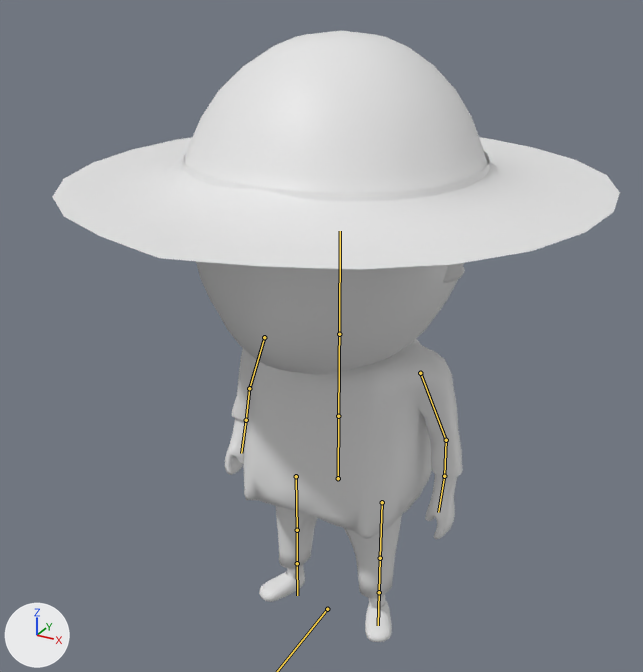
What one commit did to the FBX model Assets/Models/P1/fisher.fbx.
The view is the same before and after, from a 50 mm lens placed at (5.03, -9.34, 9.11), pointed at (-0.21, 0.19, 4.35). Lighting does not change. The marker at lower left points along +X, +Y and +Z. The bones that bend it are drawn over the model as lines.

Objects in the first picture: 'fisher'.
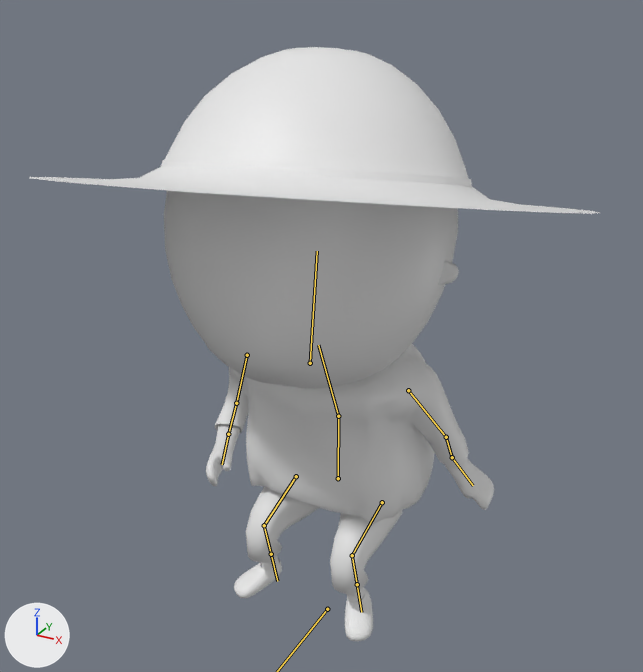
The newer file adds an action. The first version stands in its rest pose; the second is drawn at frame 26 of the action '骨架.001|Action'.

Location of each change, [x1, y1, x2, y2] in pixels of the pictures (643 x 672 px):
'fisher', posed: before [53, 31, 620, 642]; after [29, 47, 600, 641]
bone '骨骼.003', root to tip: before (338, 416) to (339, 321); after (338, 416) to (318, 345)
bone '骨骼.004', root to tip: before (339, 334) to (340, 231); after (310, 363) to (317, 251)
bone '骨骼.011.L', root to tip: before (446, 440) to (444, 476); after (446, 437) to (452, 457)
bone '骨骼.012.L', root to tip: before (444, 476) to (438, 512); after (452, 457) to (473, 485)
bone '骨骼.010.R', root to tip: before (264, 337) to (249, 388); after (247, 355) to (236, 403)
bone '骨骼.011.R', root to tip: before (249, 388) to (246, 420); after (236, 403) to (228, 434)
bone '骨骼.006.L', root to tip: before (382, 502) to (380, 558); after (382, 502) to (352, 555)
bone '骨骼.007.L', root to tip: before (380, 558) to (379, 592); after (352, 555) to (357, 584)
bone '骨骼.006.R', root to tip: before (296, 476) to (297, 530); after (296, 476) to (264, 525)
bone '骨骼.007.R', root to tip: before (297, 530) to (297, 563); after (264, 525) to (271, 554)

What the commit changed:
Bone '骨骼.003' (bone_骨骼_003) turns from (0, 0, 0) to (24, 0, 0) degrees about its own x, y and z.
Bone '骨骼.004' (bone_骨骼_004) moves from (0.0, 0.0, 0.0) to (0.0, 0.065, 0.15).
Bone '骨骼.004' (bone_骨骼_004) turns from (0, 0, 0) to (-38, 10, -4) degrees about its own x, y and z.
Bone '骨骼.011.L' (bone_骨骼_011_l) turns from (0, 0, 0) to (-15, 5, -4) degrees about its own x, y and z.
Bone '骨骼.012.L' (bone_骨骼_012_l) turns from (0, 0, 0) to (4, -1, 40) degrees about its own x, y and z.
Bone '骨骼.010.R' (bone_骨骼_010_r) moves from (0.0, 0.0, 0.0) to (0.004, -0.015, 0.038).
Bone '骨骼.010.R' (bone_骨骼_010_r) turns from (0, 0, 0) to (17, 6, 2) degrees about its own x, y and z.
Bone '骨骼.011.R' (bone_骨骼_011_r) turns from (0, 0, 0) to (55, -19, 2) degrees about its own x, y and z.
Bone '骨骼.006.L' (bone_骨骼_006_l) turns from (0, 0, 0) to (70, 7, -10) degrees about its own x, y and z.
Bone '骨骼.007.L' (bone_骨骼_007_l) turns from (0, 0, 0) to (-85, 10, 11) degrees about its own x, y and z.
Bone '骨骼.006.R' (bone_骨骼_006_r) turns from (0, 0, 0) to (70, -7, 10) degrees about its own x, y and z.
Bone '骨骼.007.R' (bone_骨骼_007_r) turns from (0, 0, 0) to (-85, -10, -11) degrees about its own x, y and z.
